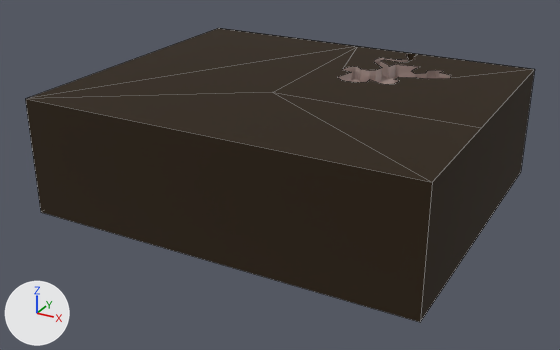
Before and after pictures for a commit that changed the Blender file assets/3d/env/ground.blend.
Both versions are drawn from a 50 mm lens placed at (48.9, -142.2, 44.5), pointed at (-20.1, -16.6, -18.3). The axes (+X, +Y, +Z) are drawn at lower left. The lights are the same throughout. Mesh edges are drawn as thin lines on the coarser meshes.

Script lines for the objects in view, before the commit:
```python
me_plane_001 = bpy.data.meshes.new('Plane.001')
me_plane_001.from_pydata(...)  # 66 vertices, 15 faces; spans x -57.8..19.9, y -45.2..19.9, z -23.2..0.0
# faces by material slot: [11, 4]
me_plane_001.materials.append(mat_ground)  # black #291b04
me_plane_001.materials.append(mat_material)  # grey #a38f8a
me_plane_002 = bpy.data.meshes.new('Plane.002')
me_plane_002.from_pydata(...)  # 178 vertices, 147 faces; spans x -14.9..7.0, y -6.8..19.9, z -2.7..0.0
# faces by material slot: [1, 146]
me_plane_002.materials.append(mat_ground)  # black #291b04
me_plane_002.materials.append(mat_material)  # grey #a38f8a
ob_bank = bpy.data.objects.new('Bank', me_plane_002)
ob_bank.location = (0.0, 0.0, 0.0)
ob_plane = bpy.data.objects.new('Plane', me_plane_001)
ob_plane.location = (0.0, 0.0, 0.0)
```
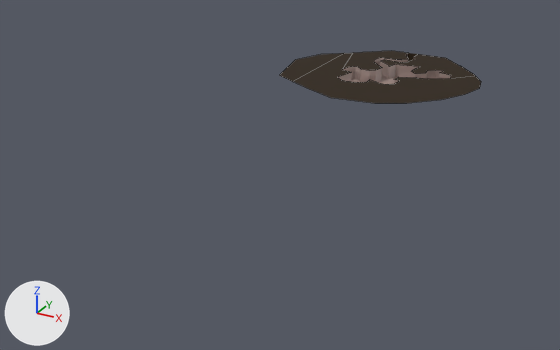
The edits, one by one:
me_plane_001 is used by ob_plane; location (0.0, 0.0, 0.0).
me_plane_001 had 66 vertices, 15 faces and spanned x -57.8..19.9, y -45.2..19.9, z -23.2..0.0.
me_plane_001 now has 75 vertices, 4 faces, 2 loose edges and spans x -26.9..19.9, y -17.4..19.9, z -0.1..0.0.
Part 1, on me_plane_001:
10 vertices are removed from x -57.8..19.9, y -45.2..19.9, z -23.2..0.0.
15 faces are deleted.
19 vertices are added at x -26.9..13.5, y -17.4..19.9, z 0.0.
2 loose edges are added.
4 new faces join them.
me_plane_001 no longer uses material mat_material (grey #a38f8a).

Location of each change, [x1, y1, x2, y2] in pixels of the pictures (560 x 350 px):
'Plane', reshaped
    before: [25, 28, 535, 322]
    after: [279, 51, 481, 103]
